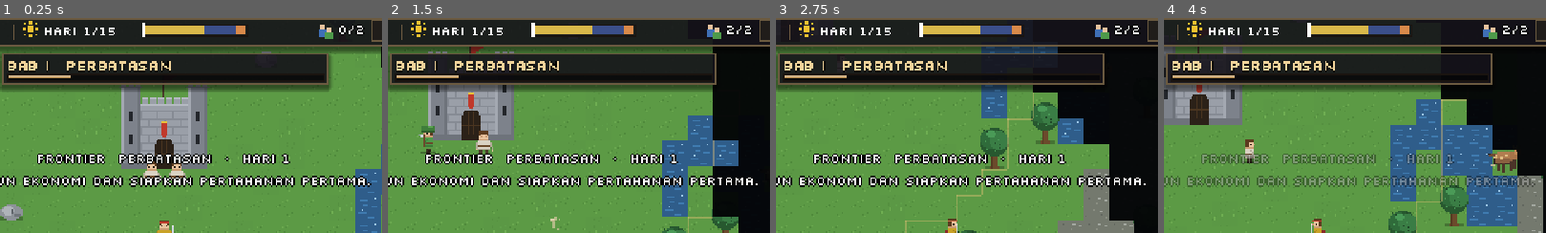
Above: before the commit, frames 1-4 (left to right).
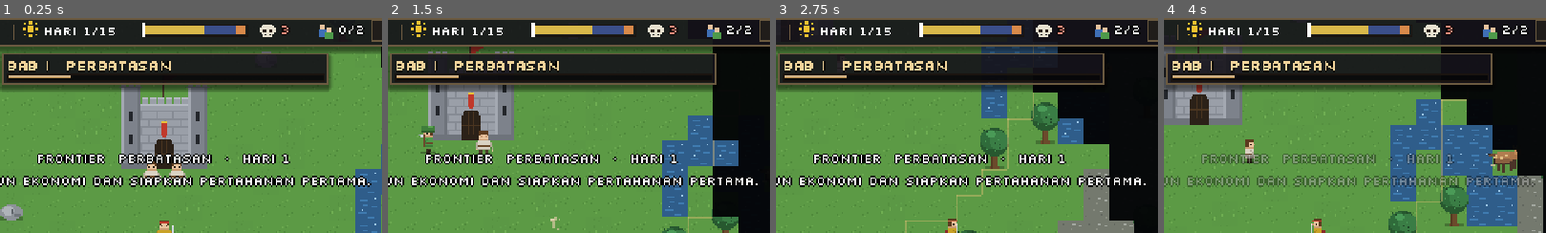
Above: after the commit, the same moments.

Repository: shimleabyte/hold-the-keep
Game: Godot game, scene res://scenes/main.tscn
The game is run twice, just before and just after one commit, with the same random seed, the same clock (stepped at 60 frames per second) and the same inputs.
Inputs (mouse positions are % of the whole screen's width and height, from its top left):
- Up to frame 1 (0.25 s): no input
- Up to frame 2 (1.5 s): tap Enter at 0.5 s; move the mouse to (72, 45) at 0.52 s; hold D (move_right) 0.53-1.28 s; tap C (ability_cleave) at 0.6 s; click (72, 45) at 0.67 s; move the mouse to (30, 55) at 1.27 s; hold S (move_down) from 1.28 s (still down); tap Q (ability_dash) at 1.35 s
- Up to frame 3 (2.75 s): move the mouse to (60, 28) at 2.02 s; release S (move_down) at 2.03 s; hold D (move_right) from 2.03 s (still down); tap V (ability_rally) at 2.1 s
- Up to frame 4 (4 s): move the mouse to (45, 70) at 2.77 s; release D (move_right) at 2.78 s; hold W (move_up) 2.78-3.53 s; tap F (attack) at 2.85 s; click (45, 70) at 2.92 s; move the mouse to (80, 65) at 3.52 s; hold A (move_left) from 3.53 s (still down); tap 1 (build_slot_1) at 3.6 s
The pictures show only the part of the screen within x 28-78%, y 0-50%; the shares and areas given below are measured in that part.

The runs differ from the first frame. In frame 1, 0.3% of the frame differs, in the area x 68-76%, y 3-9%; in frame 2, 0.3%; in frame 3, 0.2%; in frame 4, 0.2%.
Error before the commit: Parse Error: Cannot infer the type of "effective_duration" variable because the value doesn't have a set type. (res://scripts/behaviors/enemies/enemy_combat_li…

Commit message:
fix: annotate enemy combat lifecycle numeric types

Diff:
--- a/scripts/behaviors/enemies/enemy_combat_lifecycle.gd
+++ b/scripts/behaviors/enemies/enemy_combat_lifecycle.gd
@@ -90,7 +90,7 @@
 
 func apply_stagger(duration: float) -> void:
     var enemy: Variant = _enemy
-    var effective_duration := duration * (1.0 - enemy.stagger_resistance)
+    var effective_duration: float = duration * (1.0 - enemy.stagger_resistance)
     enemy._stagger_t = maxf(enemy._stagger_t, effective_duration)
     enemy.combat_feedback.register_stagger(effective_duration)
     enemy._pending = null
@@ -136,7 +136,7 @@
     var enemy: Variant = _enemy
     if enemy.hp <= 0:
         return
-    var damage_multiplier := 1.0 - enemy.armor
+    var damage_multiplier: float = 1.0 - enemy.armor
     var blocked_by_shield: bool = enemy.archetype == "shieldbearer" and enemy.shield_behavior.blocks_hit_from(source_position)
     if blocked_by_shield:
         damage_multiplier *= enemy.shield_behavior.block_damage_multiplier
